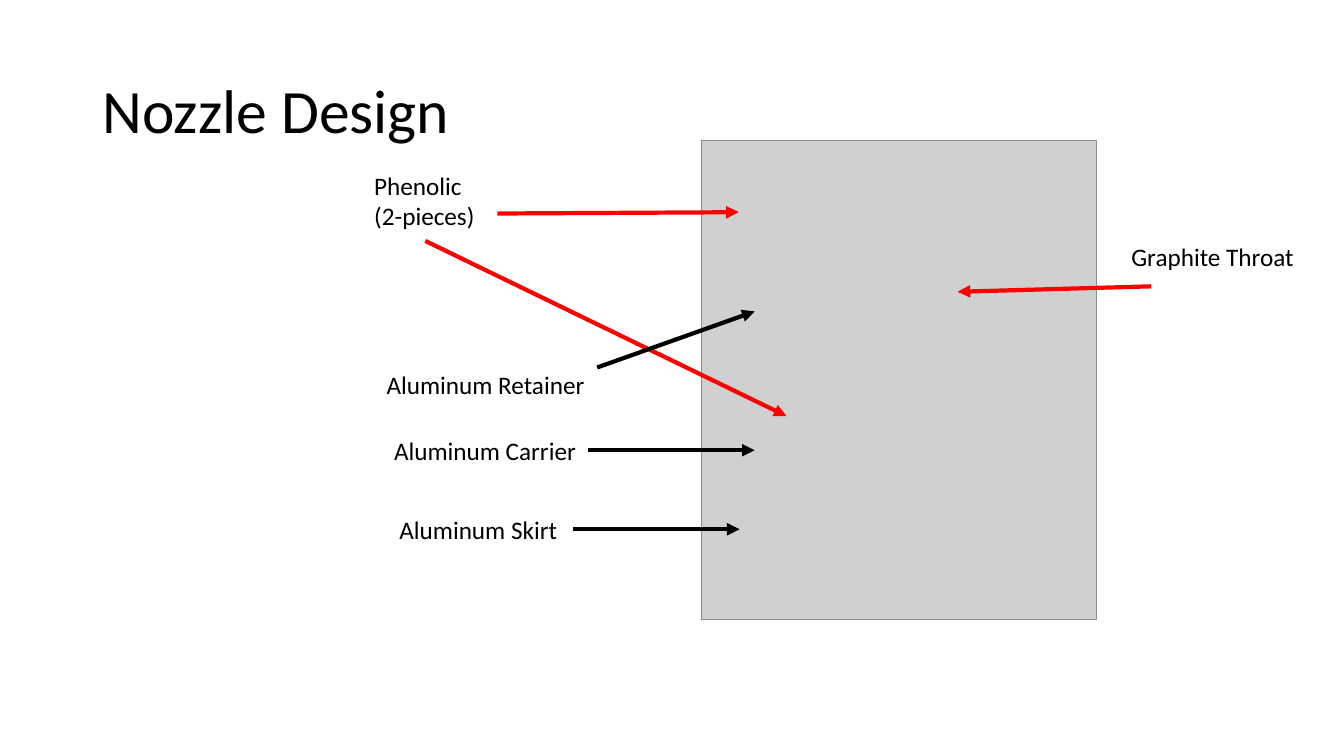
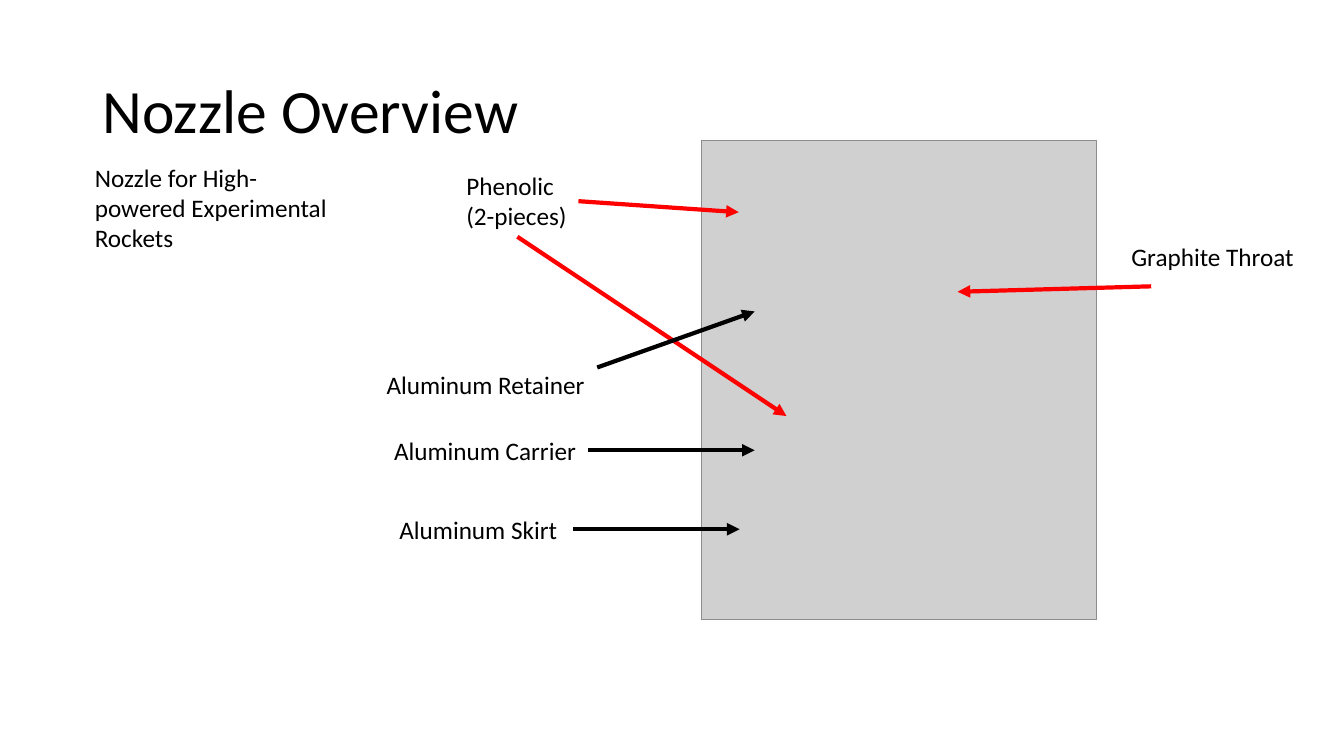
Before and after one commit to tritonrocketclub/Propulsion, a slide deck: slide 4 of Projects/Nozzle_Optimization/Experimental Solid Rocket Nozzle.pptx. Drawn at 1344x756 pixels with LibreOffice and Linux fonts; fonts in the diff are those of the drawing; grey boxes stand for pictures; background and template pictures are left out. Boxes give left, top, right and bottom in pixels: in the first picture for what was removed or moved away, otherwise in the second. Text is boxed around its words. In the diff, an @@ line names an element or a change of style, - is before the commit and + after.

Commit message:
nozzle updates

```diff
--- a/Projects/Nozzle_Optimization/Experimental Solid Rocket Nozzle.pptx
+++ b/Projects/Nozzle_Optimization/Experimental Solid Rocket Nozzle.pptx
@@ title at (x1=102, y1=90, x2=518, y2=134): text changed @@
-Nozzle Design
+Nozzle Overview
@@ text added at (x1=95, y1=169, x2=326, y2=247), 18 pt, text #000000 @@
+Nozzle for High-powered Experimental Rockets
@@ text "Phenolic" moved from (x1=374, y1=177, x2=474, y2=229) to (x1=466, y1=177, x2=566, y2=229) @@
@@ arrow moved from (497, 214) - (739, 213) to (579, 202) - (739, 213) @@
@@ arrow moved from (425, 241) - (786, 416) to (517, 237) - (786, 416) @@
```
Also in this commit, not shown: 10 other files.
